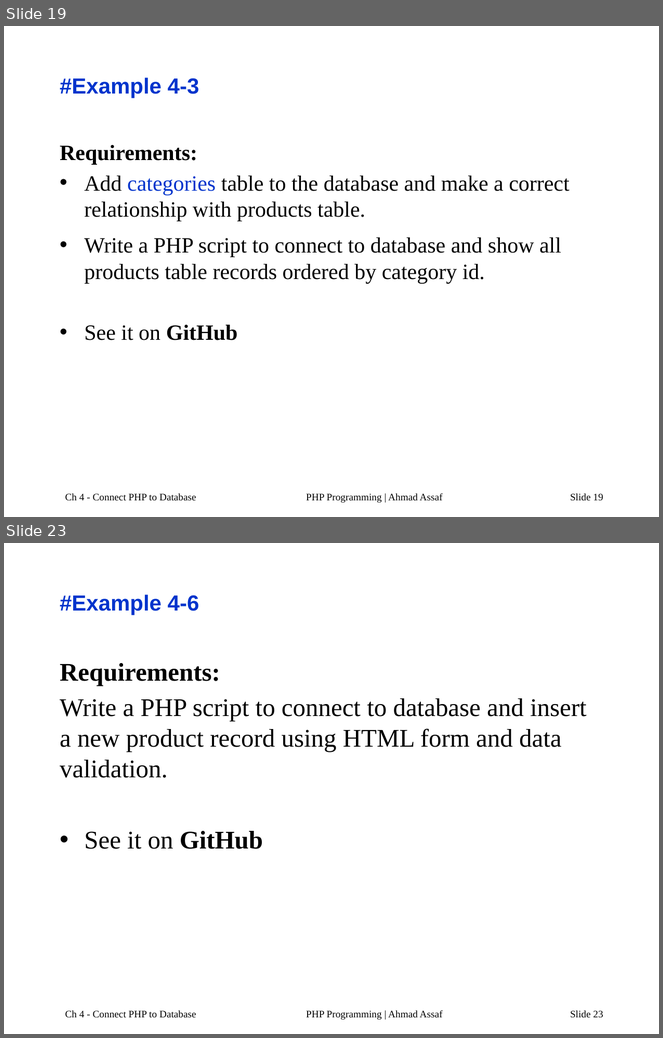
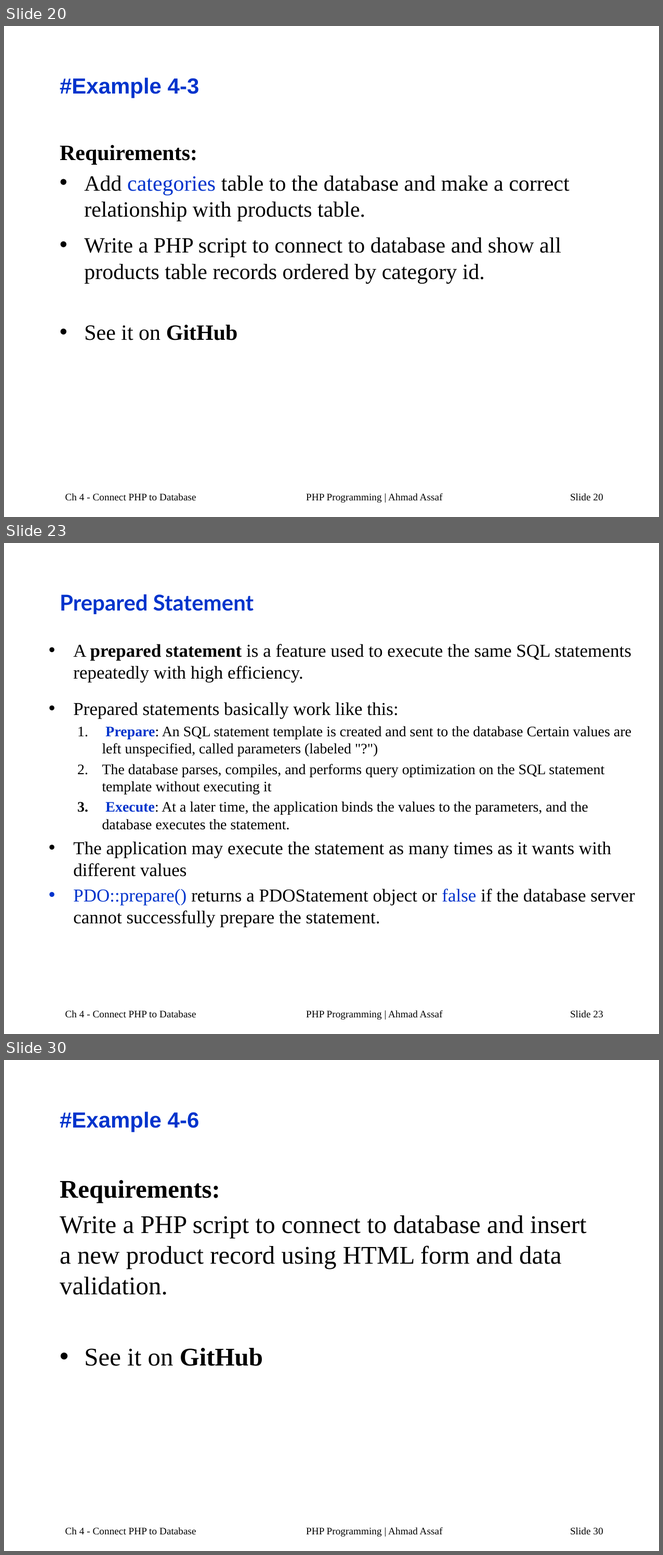
Before and after one commit to AhmadAssafCode/PHP2211, a slide deck: others/PHP-Ch4a.pptx. Shown one above the other, each under a label of ours: slides 19 and 23 before the commit, slides 20, 23 and 30 after it; the slides between them are not shown. The pictures are 663x1038 and 663x1555 pixels, drawn with LibreOffice and Linux fonts; fonts in the diff are those of the drawing. Boxes give left, top, right and bottom in pixels: in the first picture for what was removed or moved away, otherwise in the second. Text is boxed around its words. In the diff, an @@ line names an element or a change of style, - is before the commit and + after.

Commit message:
prepare

```diff
--- a/others/PHP-Ch4a.pptx
+++ b/others/PHP-Ch4a.pptx
@@ slide 23 added at bbox=[4, 543, 659, 1034], background #FFFFFF @@
@@ title added at bbox=[60, 594, 254, 614], 24 pt, text #0033CC, bold @@
+Prepared Statement
@@ text added at bbox=[73, 644, 635, 927], 16 pt, text #000000 @@
+• A prepared statement is a feature used to execute the same SQL statements repeatedly with high efficiency.
+• Prepared statements basically work like this:
+    1. Prepare: An SQL statement template is created and sent to the database Certain values are left unspecified, called parameters (labeled "?")
+    2. The database parses, compiles, and performs query optimization on the SQL statement template without executing it
+    3. Execute: At a later time, the application binds the values to the parameters, and the database executes the statement.
+  • The application may execute the statement as many times as it wants with different values
+• PDO::prepare() returns a PDOStatement object or false if the database server cannot successfully prepare the statement.
@@ text added at bbox=[65, 1010, 196, 1018], 11 pt, text #000000 @@
+Ch 4 - Connect PHP to Database
@@ text added at bbox=[306, 1010, 443, 1020], 11 pt, text #000000 @@
+PHP Programming | Ahmad Assaf
@@ page number added at bbox=[570, 1010, 603, 1018], 11 pt, text #000000 @@
+Slide 23
@@ what was slide 19 is now slide 20 @@
@@ page number at bbox=[570, 493, 603, 501]: text changed @@
-Slide 19
+Slide 20
@@ what was slide 23 is now slide 30 @@
@@ page number at bbox=[570, 1527, 603, 1535]: text changed @@
-Slide 23
+Slide 30
```
Also in this commit, not shown: 7 slides changed, 5 other slides added, 1 other file.
